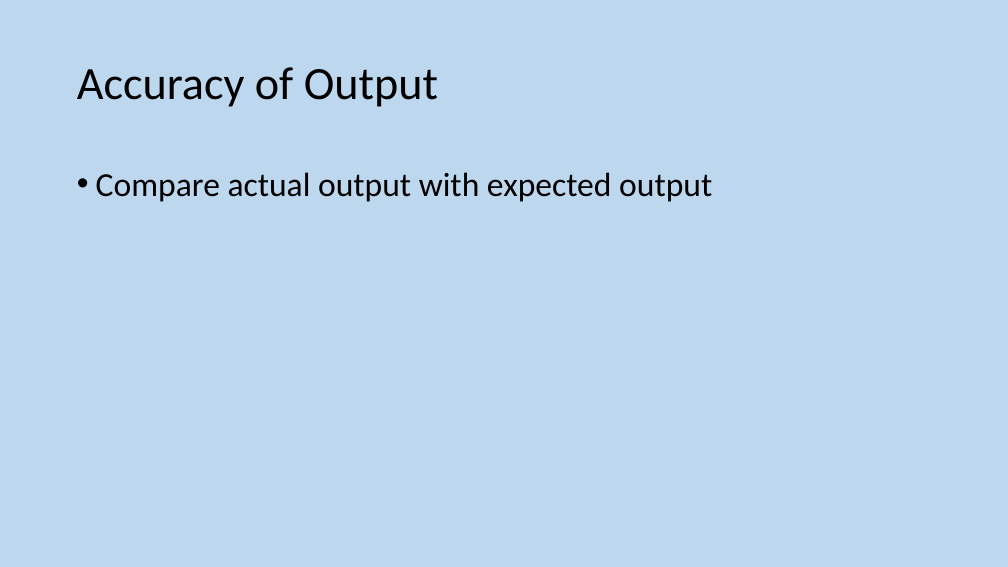
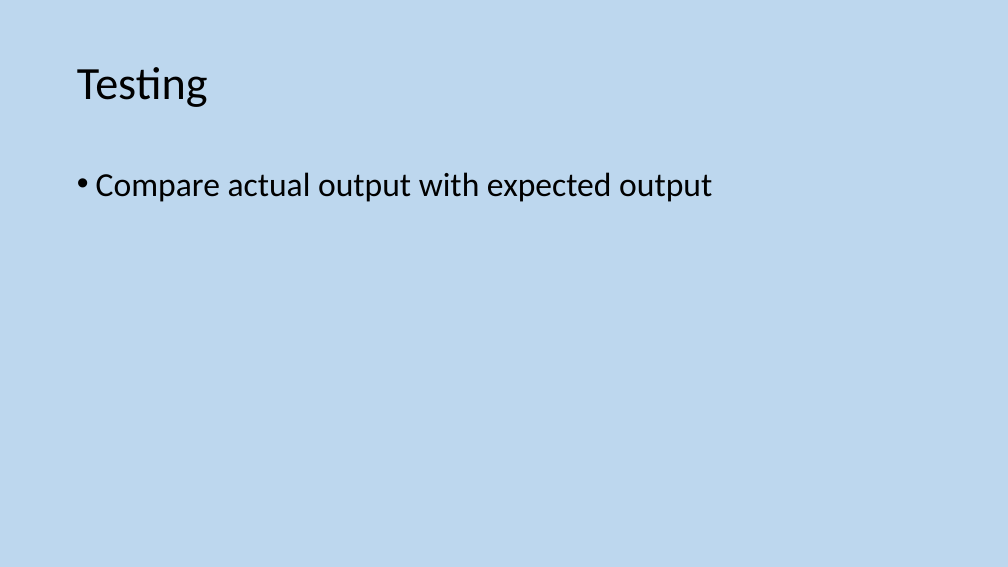
Before and after one commit to MrFriendCS/MrFriendCS.github.io, a slide deck: slide 219 of n5-cs/ddd/N5 CS DDD Slides.pptx. Drawn at 1008x567 pixels with LibreOffice and Linux fonts; fonts in the diff are those of the drawing. Boxes give left, top, right and bottom in pixels: in the first picture for what was removed or moved away, otherwise in the second. Text is boxed around its words. In the diff, an @@ line names an element or a change of style, - is before the commit and + after.

```diff
--- a/n5-cs/ddd/N5 CS DDD Slides.pptx
+++ b/n5-cs/ddd/N5 CS DDD Slides.pptx
@@ title at (77,67,208,107): text changed @@
-Accuracy of Output
+Testing
```
Also in this commit, not shown: 3 other slides changed, 1 slide added, 1 slide removed, 3 other files.
